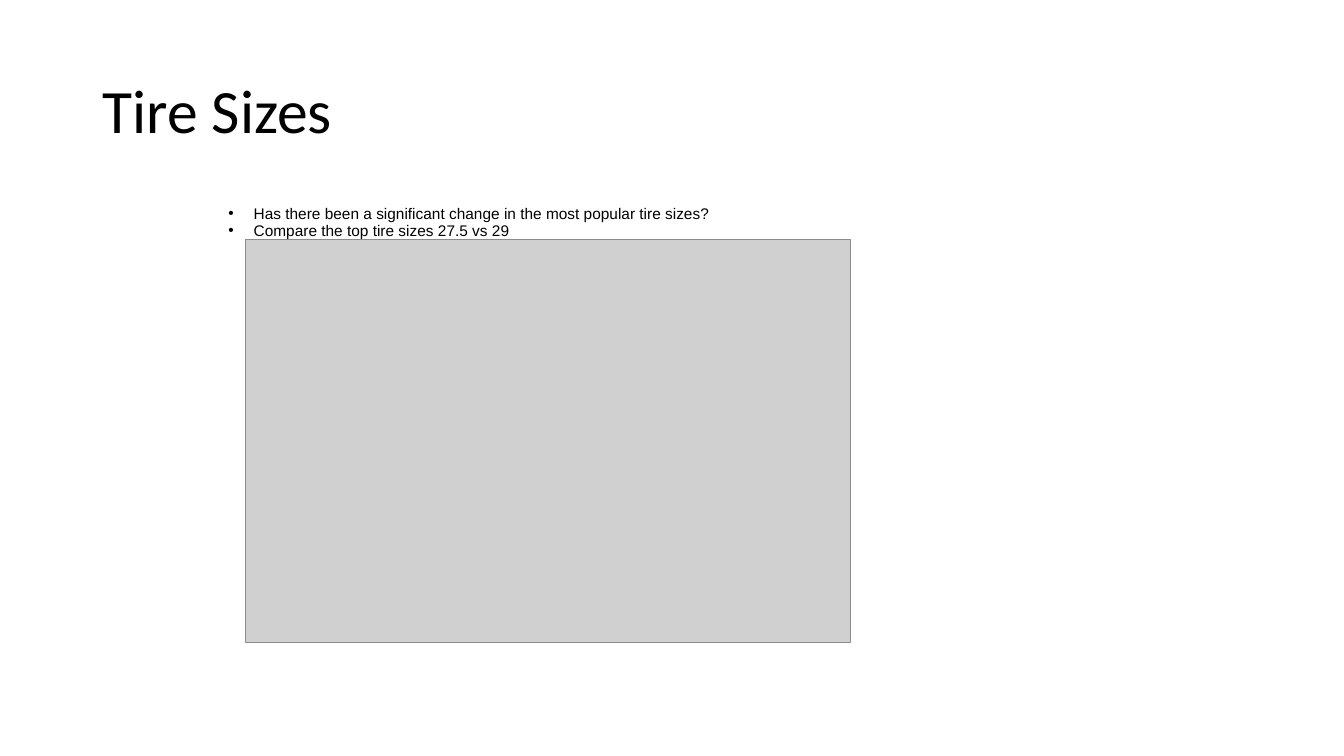
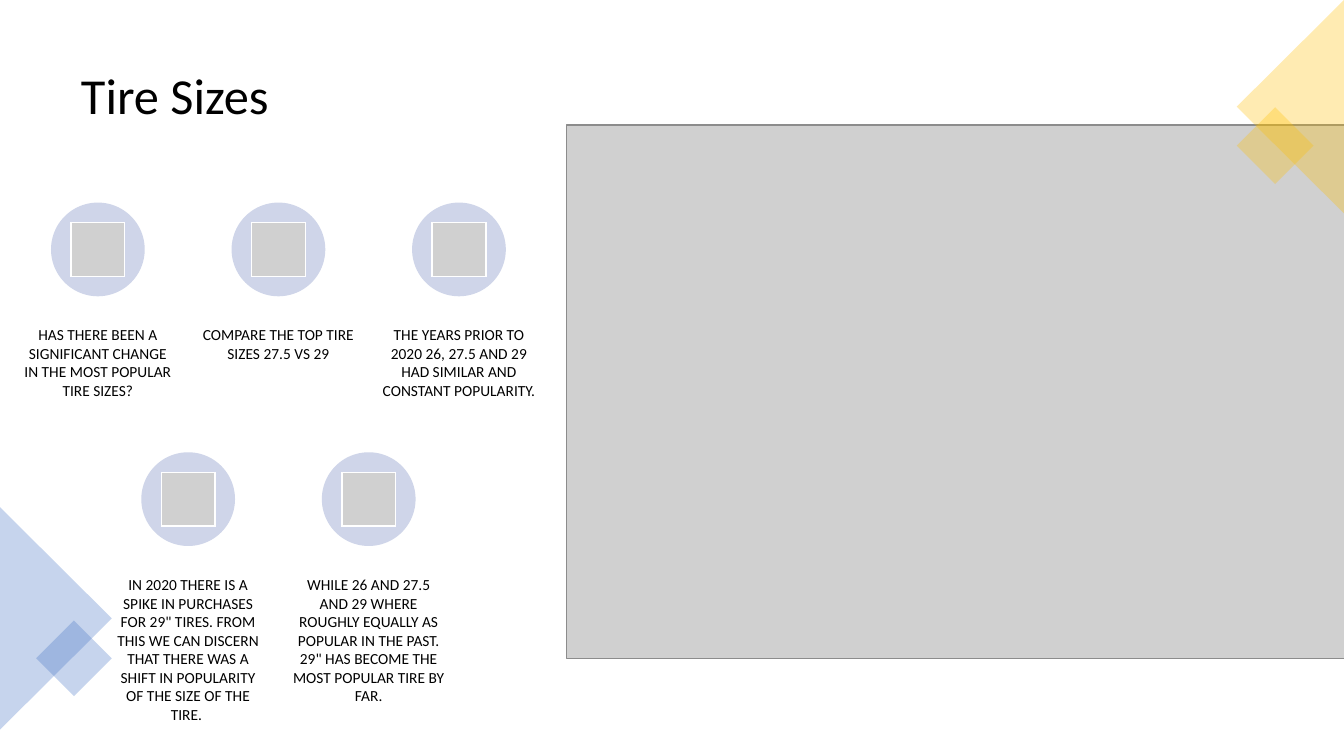
Before and after one commit to 2Delta/GT-Coding-Boot-Camp_Project-1, a slide deck: slide 9 of Project_power_point.pptx (slide 8 before the commit). Drawn at 1344x756 pixels with LibreOffice and Linux fonts; fonts in the diff are those of the drawing; grey boxes stand for pictures. Boxes give left, top, right and bottom in pixels: in the first picture for what was removed or moved away, otherwise in the second. Text is boxed around its words. In the diff, an @@ line names an element or a change of style, - is before the commit and + after.

```diff
--- a/Project_power_point.pptx
+++ b/Project_power_point.pptx
@@ triangle added at (1237, 0, 1344, 214), fill #FFC000 at 30% opacity @@
@@ title "Tire Sizes": place and size @@
-title "Tire Sizes" at (102, 90, 332, 134)
+title "Tire Sizes" at (81, 79, 268, 115)
@@ title "Tire Sizes" at (81, 79, 268, 115): size 44 to 36 pt @@
@@ rectangle added at (1237, 108, 1314, 185), fill #FFC000 at 30% opacity @@
@@ picture: place and size @@
-picture at (246, 240, 851, 643)
+picture at (567, 125, 1344, 658)
@@ text removed at (254, 208, 709, 239) @@
-• Has there been a significant change in the most popular tire sizes?
-• Compare the top tire sizes 27.5 vs 29
@@ triangle added at (0, 507, 112, 730), fill #4472C4 at 30% opacity @@
@@ group added at (24, 203, 535, 720): 5 ellipses, 5 pictures, 5 texts @@
+HAS THERE BEEN A SIGNIFICANT CHANGE IN THE MOST POPULAR TIRE SIZES?
+COMPARE THE TOP TIRE SIZES 27.5 VS 29
+THE YEARS PRIOR TO 2020 26, 27.5 AND 29 HAD SIMILAR AND CONSTANT POPULARITY.
+IN 2020 THERE IS A SPIKE IN PURCHASES FOR 29" TIRES. FROM THIS WE CAN DISCERN THAT THERE WAS A SHIFT IN POPULARITY OF THE SIZE OF THE TIRE.
+WHILE 26 AND 27.5 AND 29 WHERE ROUGHLY EQUALLY AS POPULAR IN THE PAST. 29" HAS BECOME THE MOST POPULAR TIRE BY FAR.
@@ rectangle added at (36, 620, 112, 696), fill #4472C4 at 30% opacity @@
```
Also in this commit, not shown: 6 other slides changed, 4 slides added, 3 slides removed, 1 other file.
